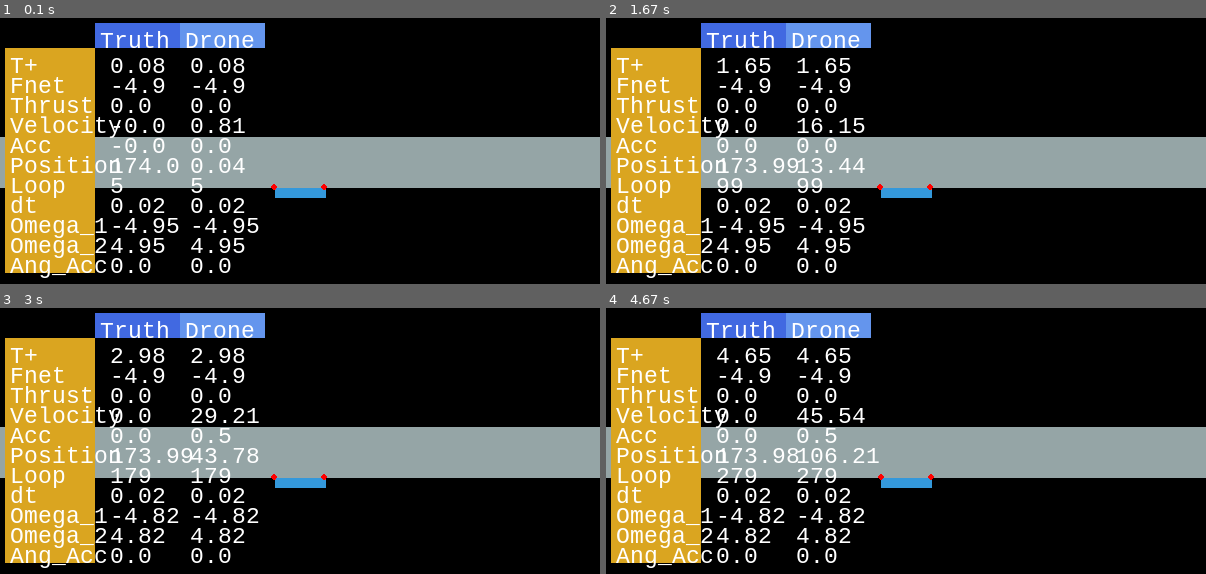
Above: before the commit, frames 1-4 (two rows, left to right).
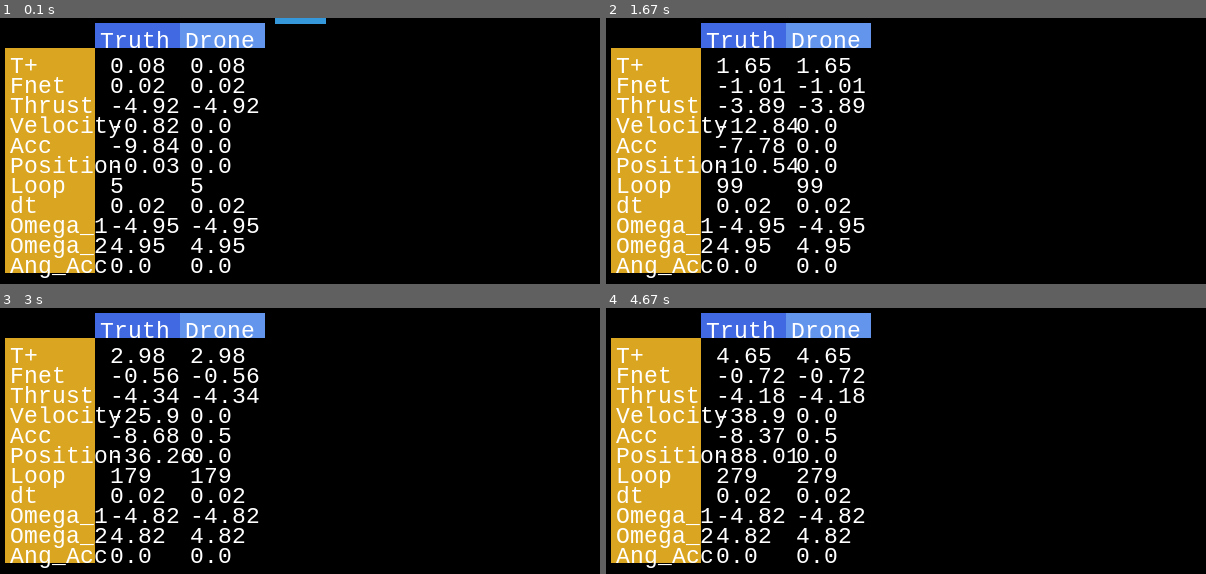
Above: after the commit, the same moments.

Repository: taostlt/air
Game: pygame game, started from drone_drop.py
The game is run twice, just before and just after one commit, with the same random seed, the same clock (stepped at 60 frames per second) and the same inputs.
Inputs:
- Up to frame 1 (0.1 s): no input
- Up to frame 2 (1.67 s): hold Up 0.83-1.3 s; hold Right from 1.33 s (still down)
- Up to frame 3 (3 s): release Right at 1.8 s; hold Down 2.4-2.7 s; hold Left from 2.73 s (still down)
- Up to frame 4 (4.67 s): release Left at 3.13 s; hold Up 3.17-3.53 s; hold Right 3.57-4.2 s; hold Down 4.23-4.6 s

The runs differ from the first frame. In frame 1, 18% of the frame differs, in the area x 0-100%, y 0-68%; in frame 2, 18%, in the area x 0-100%, y 22-68%; in frame 3, 18%; in frame 4, 18%.

Commit message:
Preserve state before reducing omega = 0

Diff:
--- a/drone_drop.py
+++ b/drone_drop.py
@@ -53,9 +53,10 @@
         # leg1 = pymunk.Segment(self.body, (-20, -30), (-10, 0), 3)  # contact point 2
         # leg2 = pymunk.Segment(self.body, (20, -30), (10, 0), 3)    # contact point 1
 
-        self.position = (300, 174)
-        # self.position = (300, 300)  # Position where the drone starts in space
         # Position where the drone starts in space
+        self.position = (300,0)                       # For benchmarking, start at h = 0.
+        # self.position = (300, 174)                  # Initial position on the ground (h=174)
+        #self.position = (300, 300)                   # Position where the drone starts in space
         self.shape.body.position = self.position
         # space.add(self.shape, self.body, leg1, leg2)
         space.add(self.shape, self.body)
@@ -63,6 +64,7 @@
     def set_rotors_angular_velocities(self, linear_acc, angular_acc):
         term_1 = self.mass * (-linear_acc + self.g) / (2 * self.K_f)
         term_1 = abs(term_1)     # This avoids a 'math domain' error when linear_acc > gravity means faster then falling.
+                                 # which should never happen unless props reverse to provide thrust downwards.
         term_2 = self.I_z * angular_acc / (2 * self.K_m)
         omega_1 = math.sqrt(term_1 + term_2)
         omega_2 = math.sqrt(term_1 - term_2)
@@ -94,7 +96,7 @@
         angular_acc = net_torque / self.I_z
         return angular_acc
 
-    def advance_state(self, screen, font, dt):
+    def advance_state(self, dt):
         """Advances the state of the drone forward by dt seconds"""
         #
         # TODO
@@ -119,15 +121,6 @@
         # -pi and pi, but we're not going to worry about that now
         delta_psi = self.psi_dot * dt
         self.psi += delta_psi
-
-        # Calculate Acceleration from Drone's POV
-        dynamic_text = z_dot_dot
-        # screen.blit(font.render(card_text, True, (255, 255, 255)), (10, 95))
-        screen.blit(font.render(str(round(dynamic_text, 2)), True, (155, 190, 230)), (285, 75))
-
-        # self.shape.body.position = self.position[0], self.position[1] - self.z
-
-        # print(f'z position: {self.z:,.2f}')
 
     def advance_state_uncontrolled(self, dt):
         print('Advance State Uncontrolled.')
@@ -141,7 +134,6 @@
         self.z = self.z + delta_z
         # self.z = round(self.z, 2)
         print(f'The z position is: {self.z}')
-
 
 class Experiment:
     def __init__(self):
@@ -267,7 +259,6 @@
     def id(self):
         print(self.card_text)
 
-
 def draw_collision(arbiter, space, data):
     # circle(Surface, color, pos, radius, width=0) -> Recty
     # print('Collision - ouch!')
@@ -307,7 +298,11 @@
         self.screen = screen
         self.font = font
 
-    def display(self, CoaxialDrone, time, Fnet_truth, thrust_truth, velocity, acceleration, position, loop, dt, omega_1, omega_2, ang_acc_truth):
+    def display(self, CoaxialDrone, time,
+                Fnet_truth, thrust_truth,
+                velocity, acceleration, position,
+                loop, dt, omega_1, omega_2,
+                ang_acc_truth):
         screen_origin_X = 10       # Screen location to begin drawing columns
         screen_origin_Y = 15
 
@@ -416,7 +411,7 @@
     droneHUD = HUD(screen, font)
 
     x = random.randint(120, 380)
-    ground = Ground(space, 144)   # attribute is the height of the ground
+    # ground = Ground(space, 144)   # attribute is the height of the ground
 
     t_history = []
     z_actual = []
@@ -431,9 +426,13 @@
     linear_acc_desired = 0.0
     psi_acc_desired = 0.0
 
-    CoaxialDrone = CoaxialCopter('Alex', space)
-
-    loop = 0
+    target_z = np.cos(time) - 1   # define target path outside of main fly loop.
+    target_z_dot_dot = -np.cos(time)
+    # target = np.zeros(5)
+    target_z_dot_dot_history = []
+
+    CoaxialDrone = CoaxialCopter('Alex', space)                    # Create drone that can fly
+    loop = 0                                                       # Initialize frame counter
 
     while True:
         for event in pygame.event.get():
@@ -490,7 +489,7 @@
         # Calculate dt, dt = 0.02 in class lessons, or dt = t[1]-t[0]
         loop += 1                      # loop is total number of frames
         dt = time / loop               # The amount of time it takes for each frame, time needed per loop
-                                       # dt is the time required to increment each step...
+                                       # dt is the time required to increment each step or frame.
 
         stable_omega_1, stable_omega_2 = CoaxialDrone.set_rotors_angular_velocities(linear_acc_desired, psi_acc_desired)
         print(f'\n omega_1: {stable_omega_1:0.4f} , omega_2: {stable_omega_2:0.3f}')
@@ -514,7 +513,6 @@
         # The answer given is 2.45 rad/s^2, the found answer is: 2.45 rad/s^2
         # #-----------------------------------------------------
 
-
         ang_acc_truth = CoaxialDrone.body.angular_velocity
         ang_acc = CoaxialDrone.psi_dot_dot
 
@@ -524,21 +522,19 @@
 
         # Detect Drone's Acceleration Externally
         acceleration_truth = CoaxialDrone.shape.body.velocity[1] / seconds  # Where seconds is (pygame.time.get_ticks() - start_ticks)
-
+                                                                            # Where velocity has an x,y component but HUD only shows velocity[1]
         # Detect Drone's Velocity Externally
-        velocity_truth = CoaxialDrone.shape.body.velocity
+        velocity_truth = CoaxialDrone.shape.body.velocity                   # Velocity and Position Vectors are parsed in Rounded fnc.
 
         # Detect Drone's position Externally
-        position_truth = CoaxialDrone.shape.body.position
+        position_truth = CoaxialDrone.shape.body.position                   # Vec2d(tuple) where position[1] is z height.
 
         # Get omega values
         omega_1, omega_2 = CoaxialDrone.omega_1, CoaxialDrone.omega_2
         # print(omega_1, omega_2)
-
         # stable_omega_1, stable_omega_2 = CoaxialDrone.set_rotors_angular_velocities(0.0,0.0)
         # F = Kf * omega^2
         # F = 0.1 * 4.95 ^2
-
         # print(stable_omega_1, stable_omega_2)
         # print(f'The vertical acceleration is: {CoaxialDrone.z_dot_dot}')
 
@@ -550,13 +546,10 @@
         #
         # a = delta v / delta time
 
-        # target_z = np.cos(time) - 1
-        # target_z_dot_dot = -np.cos(time)*2 - 1
-
         # target_z_dot_dot = -1.0
 
         # BENCH MARK B: Lesson 1 > Controls-Lesson_1 > 2_Advanced State for (Un)controlled drone.
-        CoaxialDrone.advance_state_uncontrolled(dt)
+        # CoaxialDrone.advance_state_uncontrolled(dt)
         # Z height homework = 490.
         # Z height PyDrone (simulator) = 558.
         # 558 / 490 is 14% out of tolerance
@@ -564,44 +557,53 @@
 
         # CoaxialDrone.set_rotors_angular_velocities(target_z_dot_dot, 0.0)
 
-        # CoaxialDrone.advance_state(screen, font, dt)
+        # CoaxialDrone.advance_state(dt)
+        # CoaxialDrone.advance_state_uncontrolled(dt)
         print(f'Velocity is: {CoaxialDrone.z_dot}')
 
-        # Fnet = ma, F = m(g - a), m*g - m*a. space.gravity = (0, 9.8)
+        # Fnet = ma, F = m(g - a), m*g - m*a.    g = space.gravity = (0, 9.8)
         # Fnet_truth =  CoaxialDrone.mass * space.gravity[1] - CoaxialDrone.mass * drone.shape.acceleration?
         Fnet_truth = CoaxialDrone.mass * gravity_float - CoaxialDrone.mass * float(velocity_truth[1]) / seconds
         print(f'Fnet_truth = {Fnet_truth}')
 
         thrust_truth = CoaxialDrone.mass*gravity_float - Fnet_truth
         print(f'thrust truth: {thrust_truth}')
-
-        CoaxialDrone.shape.body.apply_force_at_local_point((0,0), (0, 0))  # arguments: (self._body, tuple(force), tuple(point))
+        print(f'target z dot dot: {target_z_dot_dot}')
+        # CoaxialDrone.shape.body.apply_force_at_local_point((0,), (0, 0))  # arguments: (self._body, tuple(force), tuple(point))
+        # cp.cpBodyApplyForceAtLocalPoint(self._body, tuple(force), tuple(point))
+
         # CoaxialDrone.shape.body.apply_force_at_local_point((0,0),(0,0))
         # CoaxialDrone.shape.body.velocity_func = 200.0  ; we are not encouraged to set velocity directly. Just Force.
-
         t_history.append(time)
         z_history.append(CoaxialDrone.z)
-        z_actual.append(CoaxialDrone.shape.body.velocity)
+        z_actual.append(CoaxialDrone.shape.body.position)
+        target_z_dot_dot_history.append(-np.cos(time))
+
+        droneHUD.display(CoaxialDrone, time,
+                         Fnet_truth, thrust_truth,
+                         velocity_truth, acceleration_truth, position_truth,
+                         loop, dt, omega_1, omega_2,
+                         ang_acc_truth)
 
         if 10.00 < time < 10.05:
             # BENCHMARK C:
             print(f'The Z height at around 10 seconds is: {z_history[-1]}')
 
-            # plt.plot(t_history, z_history, z_actual)
-
-            plt.plot(t_history, z_history)
+            # plt.plot(t_history, z_history, z_actual, target_z_dot_dot_history)
+            print(f'The time is: {t_history}')
+            plt.plot(t_history, t_history)
+            plt.plot(t_history, z_actual)
             # plt.plot(t_history, z_actual)
+            # plt.plot(t_history, target_z_dot_dot_history)
 
             # plt.plot(np.cos(t_history))
             plt.ylabel("Z pos. Est., Z pos Actual")
             plt.xlabel("Time (seconds)")
-            plt.legend(["Z Estimated", "Z Actual"])
+            plt.legend(["Time","Z Actual", "Z Drone", "target z dot dot"])
             # plt.gca().invert_yaxis()
             plt.show()
             sys.exit(0)
 
-        droneHUD.display(CoaxialDrone, time, Fnet_truth, thrust_truth, velocity_truth, acceleration_truth, position_truth, loop, dt, omega_1, omega_2, ang_acc_truth)
-
         pygame.display.update()
 
 if __name__ == '__main__':
